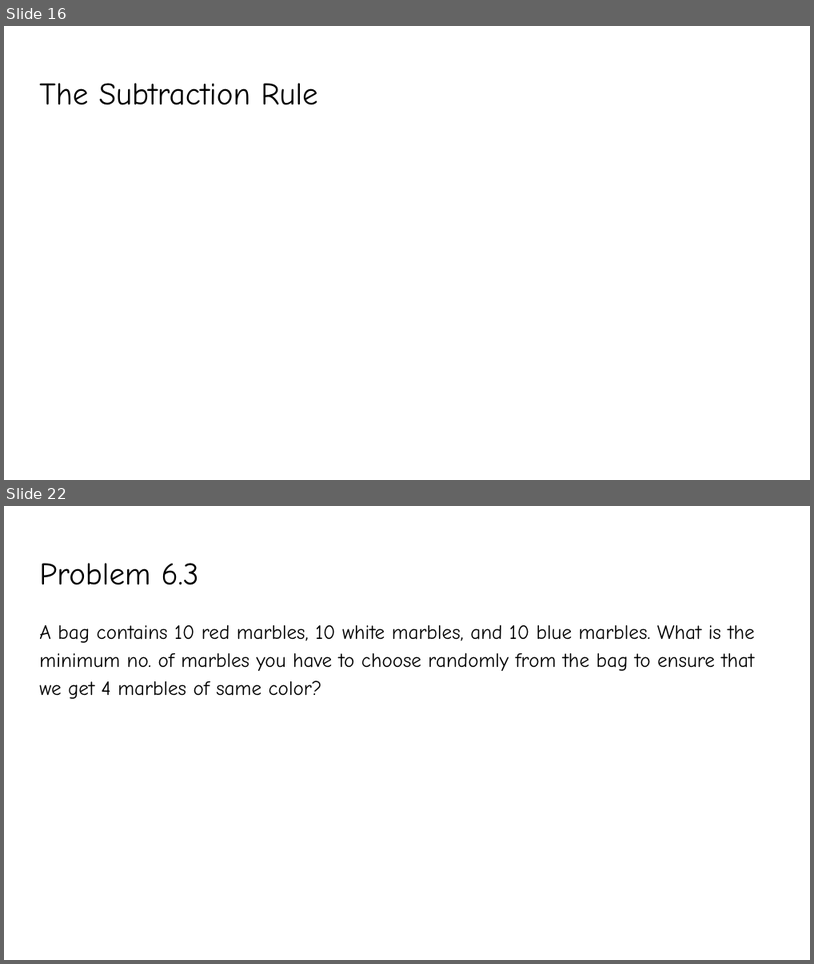
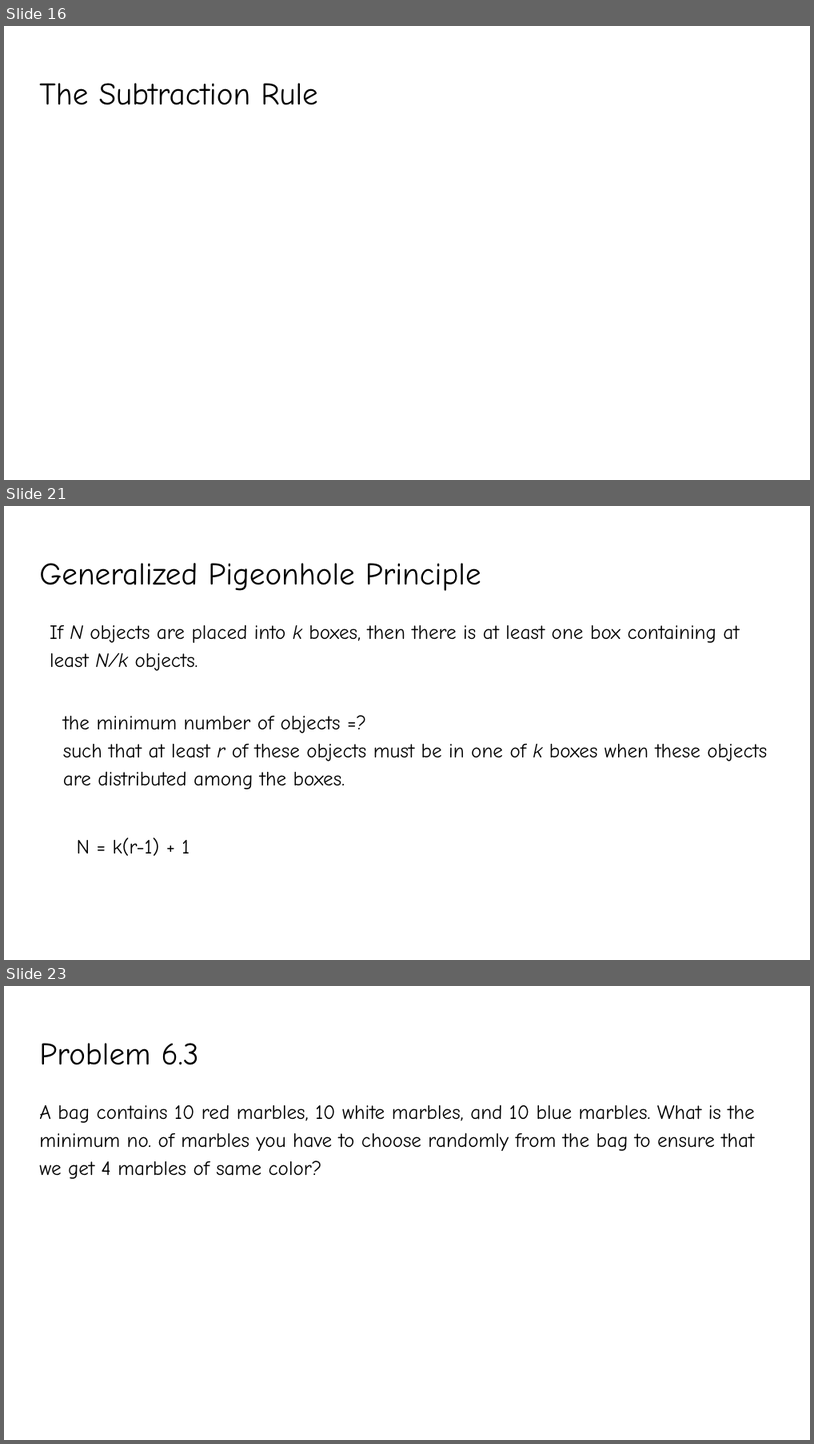
Before and after one commit to YeasirRayhanPrince/yeasirrayhanprince.github.io, a slide deck: cse106/slides/Lecture7.pptx. Shown one above the other, each under a label of ours: slides 16 and 22 before the commit, slides 16, 21 and 23 after it; the slides between them are not shown. The pictures are 814x964 and 814x1444 pixels, drawn with LibreOffice and Linux fonts; fonts in the diff are those of the drawing; grey boxes stand for pictures. Boxes give left, top, right and bottom in pixels: in the first picture for what was removed or moved away, otherwise in the second. Text is boxed around its words. In the diff, an @@ line names an element or a change of style, - is before the commit and + after.

```diff
--- a/cse106/slides/Lecture7.pptx
+++ b/cse106/slides/Lecture7.pptx
@@ slide 21 added at <box>4,506,810,960</box>, background #FFFFFF @@
@@ title added at <box>39,563,482,591</box>, 28 pt, text #000000 @@
+Generalized Pigeonhole Principle
@@ text added at <box>50,624,739,671</box>, 18 pt, text #000000 @@
+If N objects are placed into k boxes, then there is at least one box containing at least N/k objects.
@@ text added at <box>63,716,767,789</box>, 18 pt, text #000000 @@
+the minimum number of objects =?
+such that at least r of these objects must be in one of k boxes when these objects are distributed among the boxes.
@@ text added at <box>77,837,190,856</box>, 18 pt, text #000000 @@
+N = k(r-1) + 1
@@ what was slide 22 is now slide 23 @@
```
Also in this commit, not shown: 17 slides changed, 2 other slides added, 1 other file.
